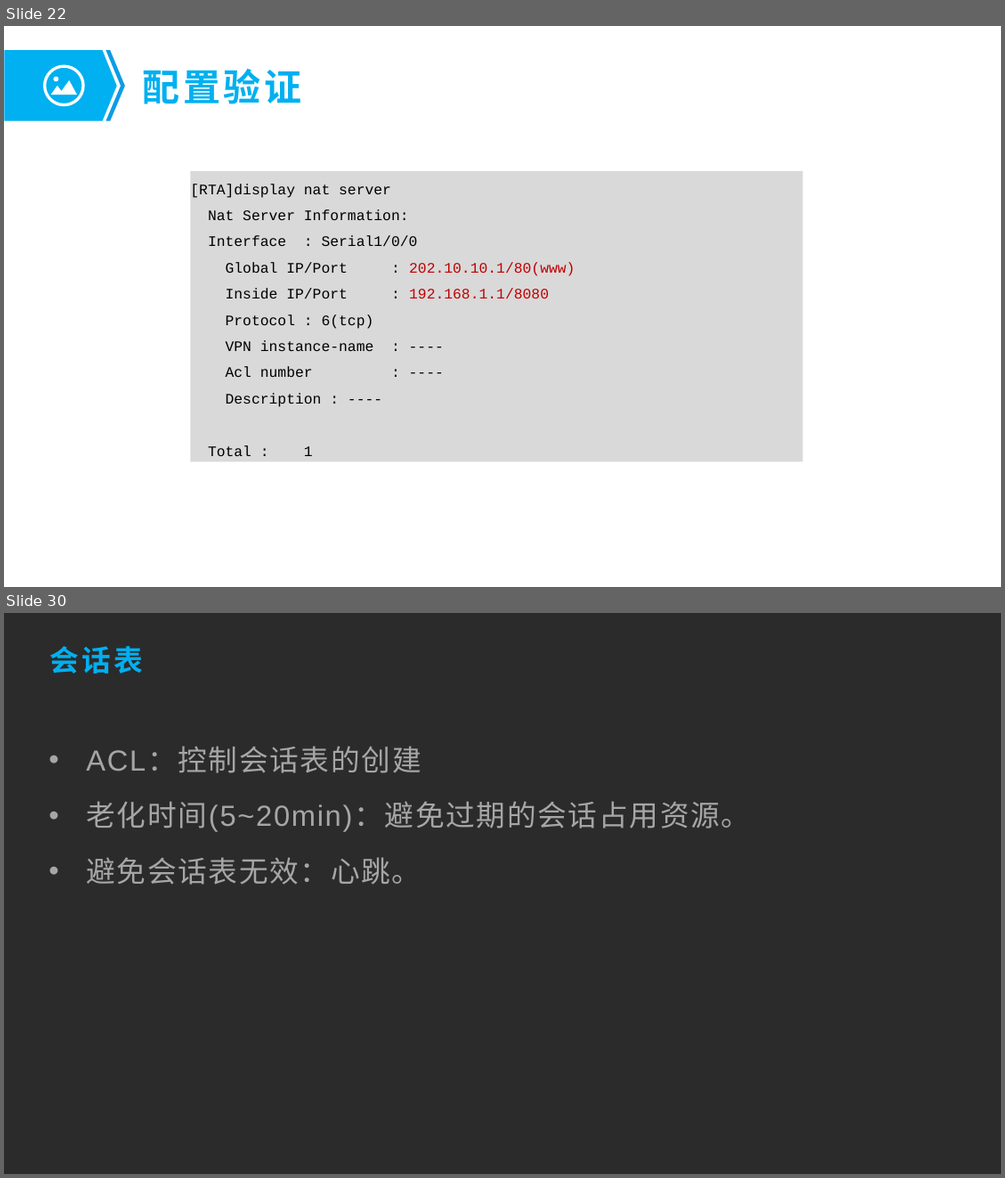
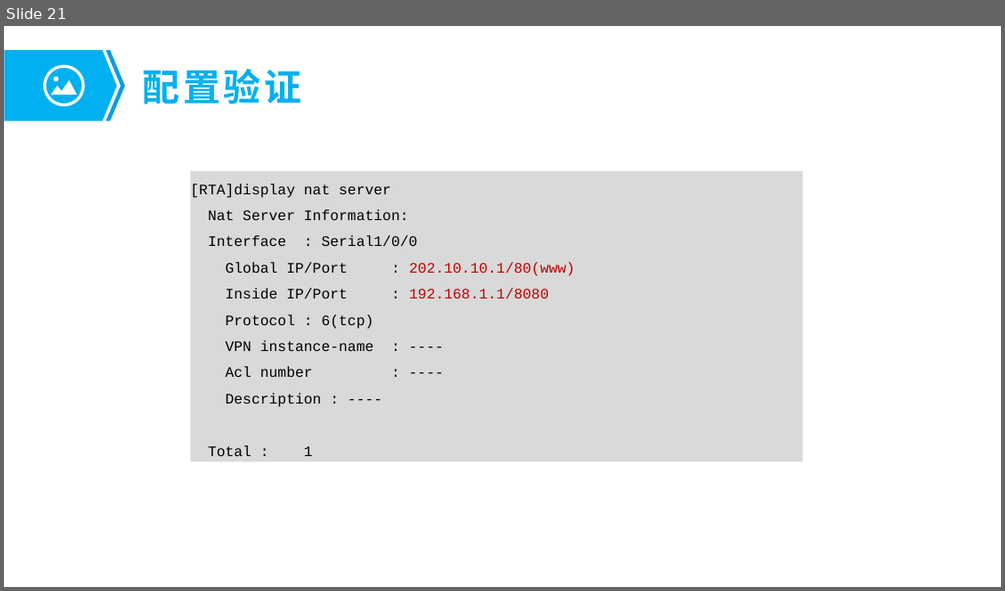
Before and after one commit to fengyuan-liang/notes, a slide deck: 树莓派与内网穿透.pptx. Shown one above the other, each under a label of ours: slides 22 and 30 before the commit, slide 21 after it; the slides between them are not shown. The pictures are 1005x1178 and 1005x591 pixels, drawn with LibreOffice and Linux fonts; fonts in the diff are those of the drawing; background and template pictures are left out; a plain dark background stands for a picture behind light text. Boxes give left, top, right and bottom in pixels: in the first picture for what was removed or moved away, otherwise in the second. Text is boxed around its words. In the diff, an @@ line names an element or a change of style, - is before the commit and + after.

```diff
--- a/树莓派与内网穿透.pptx
+++ b/树莓派与内网穿透.pptx
@@ slide 30 removed at (x1=4, y1=613, x2=1001, y2=1174), background picture (left out) @@
@@ title removed at (x1=50, y1=646, x2=144, y2=674) @@
-会话表
@@ text removed at (x1=86, y1=747, x2=750, y2=884) @@
-• ACL：控制会话表的创建
-• 老化时间(5~20min)：避免过期的会话占用资源。
-• 避免会话表无效：心跳。
@@ what was slide 22 is now slide 21 @@
```
Also in this commit, not shown: 3 slides changed, 3 slides added, 27 other slides removed, 1 other file.
